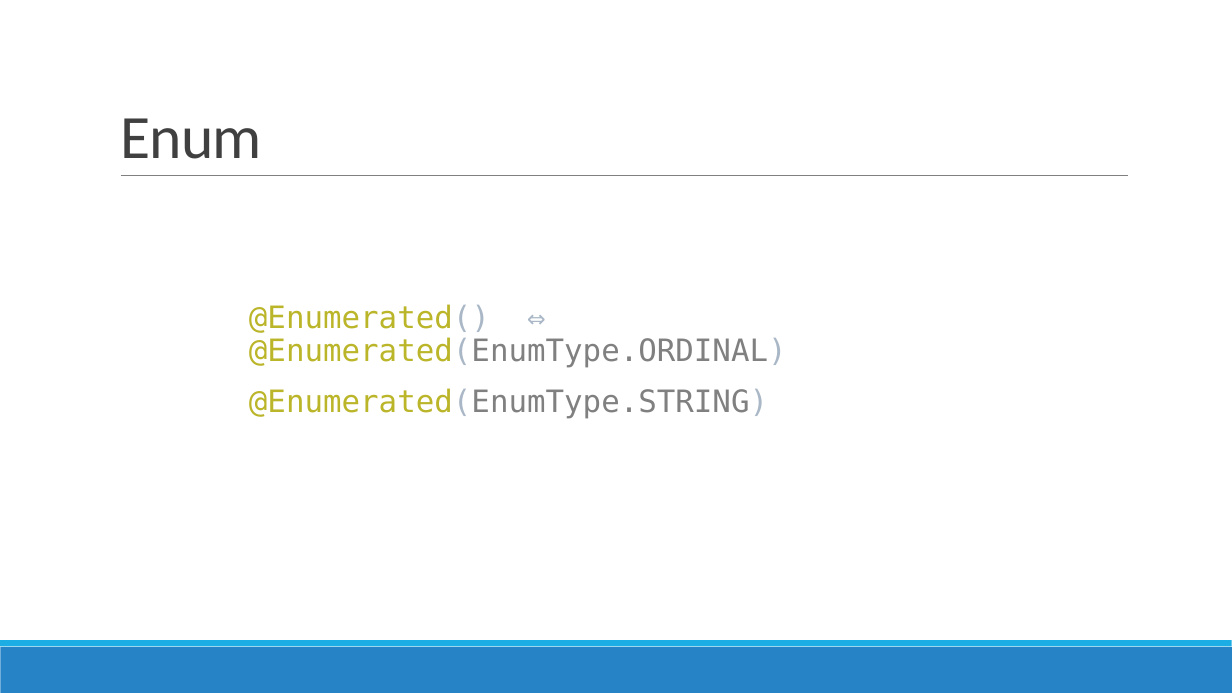
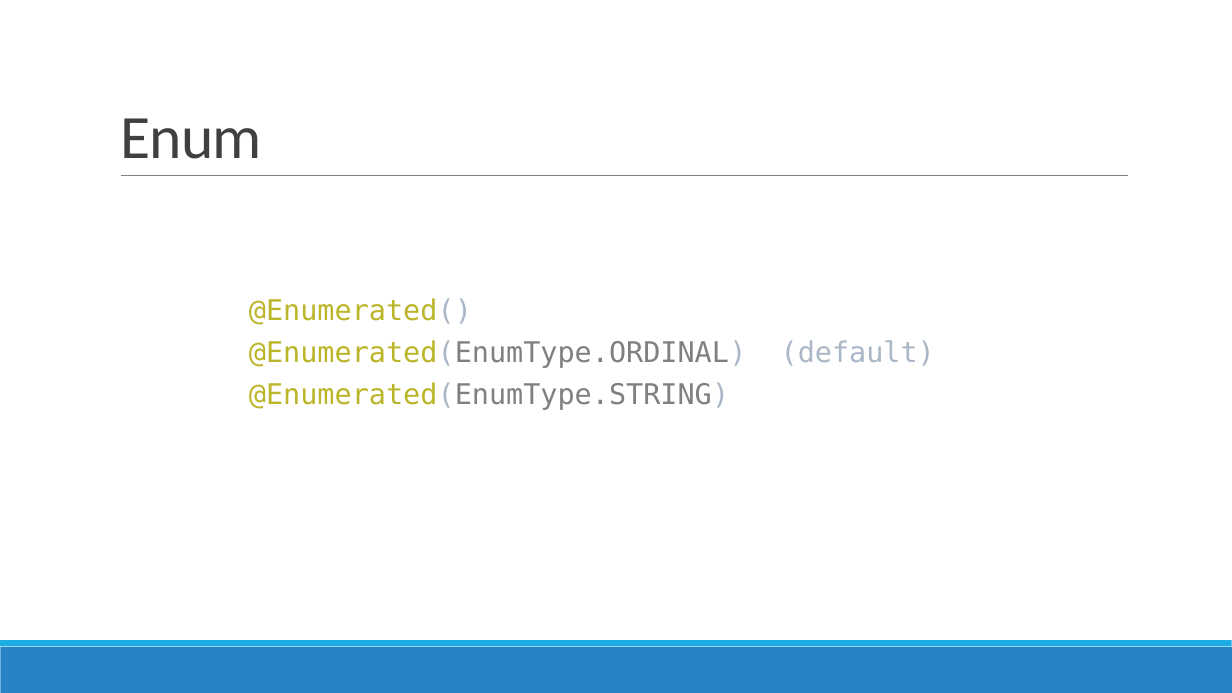
Before and after one commit to nguyenthanhtam1102/trainee-dev-vti-public, a slide deck: slide 3 of Tuần 6 - Java/Advanced Java.pptx. Drawn at 1232x693 pixels with LibreOffice and Linux fonts; fonts in the diff are those of the drawing. Boxes give left, top, right and bottom in pixels: in the first picture for what was removed or moved away, otherwise in the second. Text is boxed around its words. In the diff, an @@ line names an element or a change of style, - is before the commit and + after.

```diff
--- a/Tuần 6 - Java/Advanced Java.pptx
+++ b/Tuần 6 - Java/Advanced Java.pptx
@@ text at <box>249,298,746,368</box>: text changed; size 24 to 22.2 pt @@
-  @Enumerated() ⇔ @Enumerated(EnumType.ORDINAL)
+  @Enumerated()
+  @Enumerated(EnumType.ORDINAL) (default)
@@ text at <box>249,382,729,410</box>: size 24 to 22.2 pt in "@Enumerated(EnumType.STRING)"; line spacing 0.9 to 0.7 @@
```
Also in this commit, not shown: 52 other slides changed, 39 slides added, 12 slides removed.
